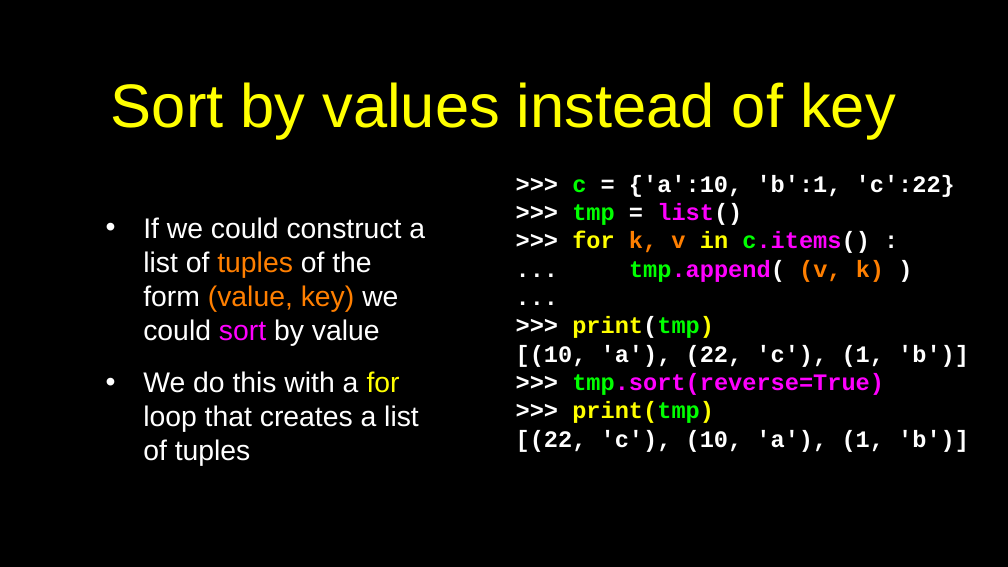
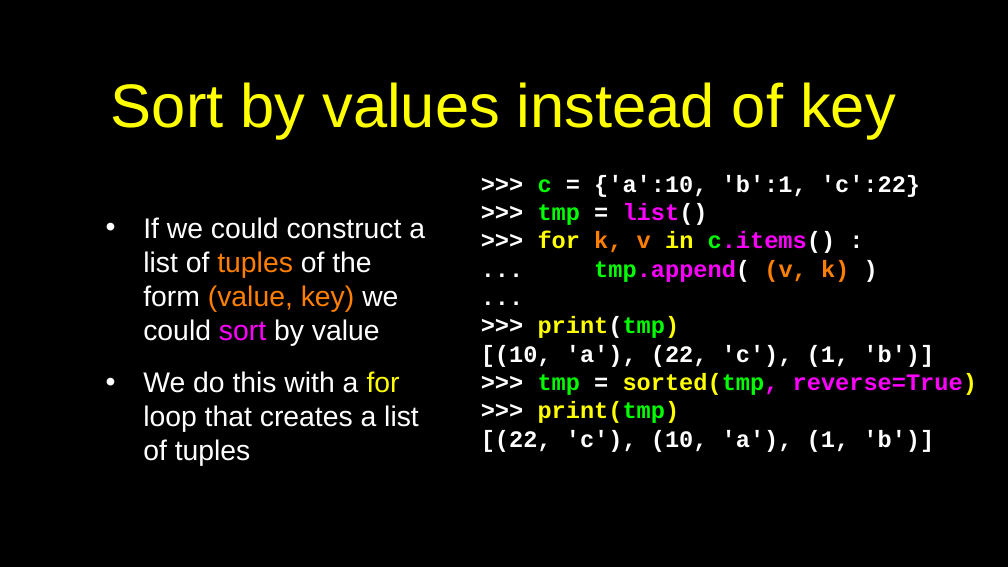
Before and after one commit to csev/py4e, a slide deck: slide 12 of lectures3/Pythonlearn-10-Tuples.pptx. Drawn at 1008x567 pixels with LibreOffice and Linux fonts; fonts in the diff are those of the drawing. Boxes give left, top, right and bottom in pixels: in the first picture for what was removed or moved away, otherwise in the second. Text is boxed around its words. In the diff, an @@ line names an element or a change of style, - is before the commit and + after.

Commit message:
Fix sorted()

```diff
--- a/lectures3/Pythonlearn-10-Tuples.pptx
+++ b/lectures3/Pythonlearn-10-Tuples.pptx
@@ text ">>> c = {'a':10, 'b':1, ...": place and size @@
-text ">>> c = {'a':10, 'b':1, ..." at (516, 175, 969, 452)
+text ">>> c = {'a':10, 'b':1, ..." at (481, 175, 977, 452)
@@ text at (538, 373, 977, 395): text changed @@
->>> tmp.sort(reverse=True)
+>>> tmp = sorted(tmp, reverse=True)
```
Also in this commit, not shown: 4 other slides changed.
